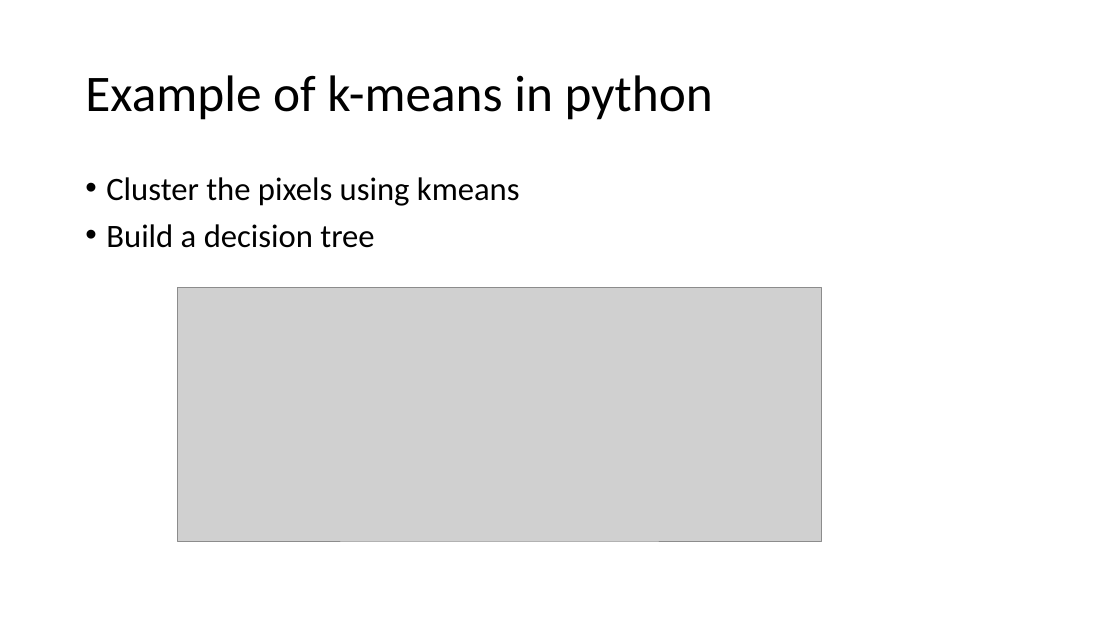
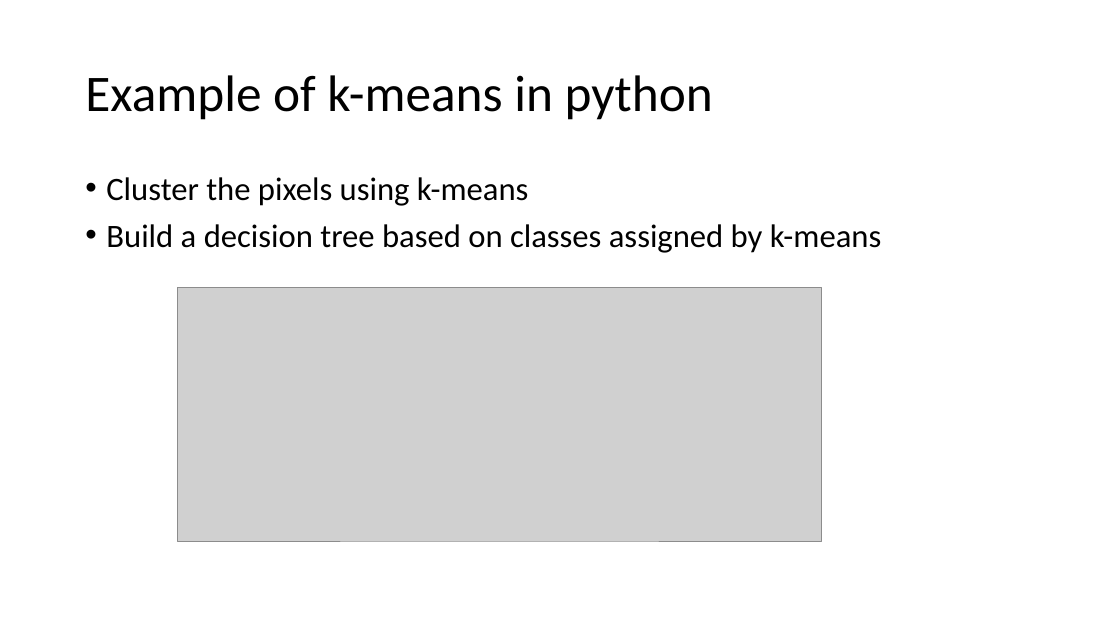
Before and after one commit to russellu/cs405, a slide deck: slide 22 of Lecture_10.pptx (slide 19 before the commit). Drawn at 1120x630 pixels with LibreOffice and Linux fonts; fonts in the diff are those of the drawing; grey boxes stand for pictures. Boxes give left, top, right and bottom in pixels: in the first picture for what was removed or moved away, otherwise in the second. Text is boxed around its words. In the diff, an @@ line names an element or a change of style, - is before the commit and + after.

```diff
--- a/Lecture_10.pptx
+++ b/Lecture_10.pptx
@@ text at (x1=106, y1=177, x2=881, y2=253): text changed @@
-• Cluster the pixels using kmeans
-• Build a decision tree
+• Cluster the pixels using k-means
+• Build a decision tree based on classes assigned by k-means
```
Also in this commit, not shown: 10 other slides changed, 4 slides added, 1 slide removed, 3 other files.
